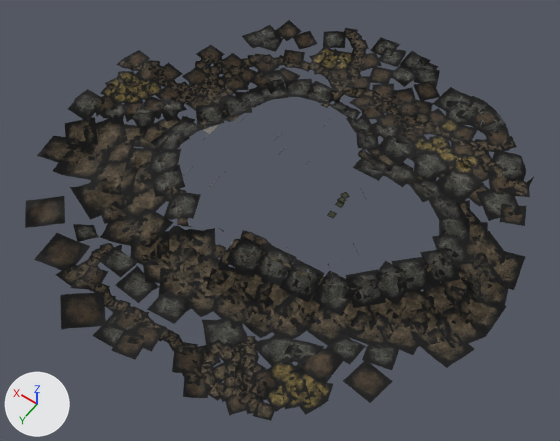
The glTF model res/models/MC_Rest_Patches.glb: old version first, new version second.
One viewpoint serves both versions: a 50 mm camera at (-328.0, 504.0, 615.0) aimed at (-36.0, 95.0, -28.0). Every picture has the same lights, and +X, +Y and +Z are marked at lower left. The picture after the commit comes second. Vertices at exactly the same position are counted once.

The scene before the commit, as lines of its bpy script (objects in view):
```python
me_mesh_0 = bpy.data.meshes.new('Mesh_0')
me_mesh_0.from_pydata(...)  # 13268 vertices, 17974 faces; spans x -276.0..247.0, y -190.0..332.0, z -20.0..15.0
me_mesh_0.materials.append(mat_material_0)
ob_mc_rest_patches = bpy.data.objects.new('MC_Rest_Patches', me_mesh_0)
ob_mc_rest_patches.location = (0.0, 0.0, 0.0)
```
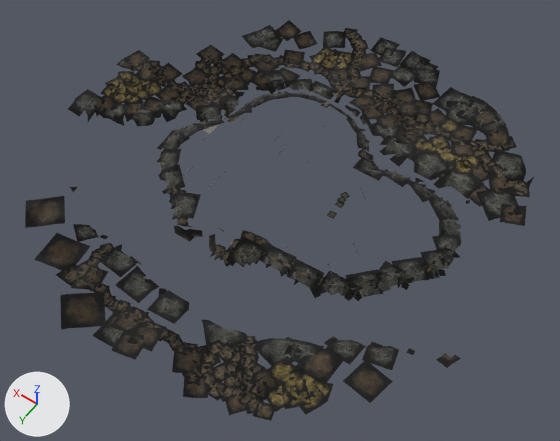
Changed parts and their boxes [x1, y1, x2, y2] in the pictures (560 x 441 px):
part 1 of me_mesh_0, deleted: before [37, 117, 526, 348]
part 2 of me_mesh_0, cut back: before [73, 87, 510, 359]; after [147, 97, 459, 221]

Edits to the bpy script that builds the scene:
```text
Change me_mesh_0:
    used by ob_mc_rest_patches; location = (0.0, 0.0, 0.0)
    remove me_mesh_0.from_pydata(...)  # 13268 vertices, 17974 faces; spans x -276.0..247.0, y -190.0..332.0, z -20.0..15.0
    add me_mesh_0.from_pydata(...)  # 9996 vertices, 12674 faces; spans x -267.0..247.0, y -190.0..332.0, z -11.0..15.0
    me_mesh_0 part 1: 20 loose pieces with 1029 vertices, spanning x -276.0..237.0, y 6.0..244.0, z -20.0..-6.0, are deleted
    me_mesh_0 part 2: 6 vertices moved within x -189.0..151.0, y -40.0..77.0, z -8.0..-7.0; 2243 vertices removed from x -273.0..221.0, y -73.0..239.0, z -20.0..-2.0
```
